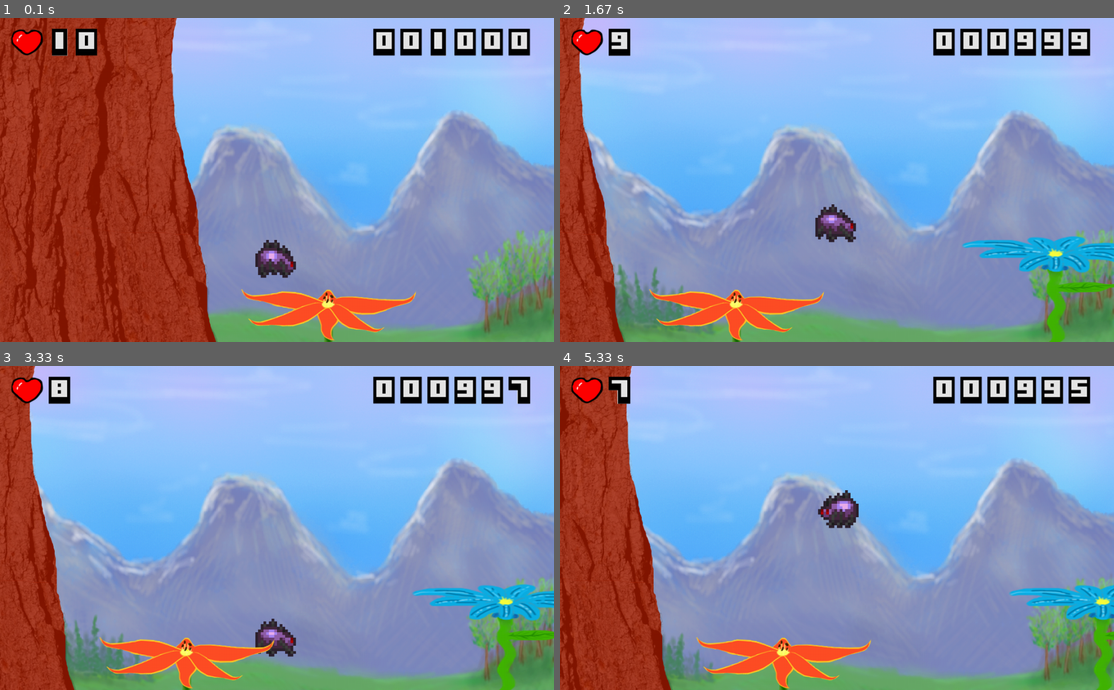
Above: before the commit, frames 1-4 (two rows, left to right).
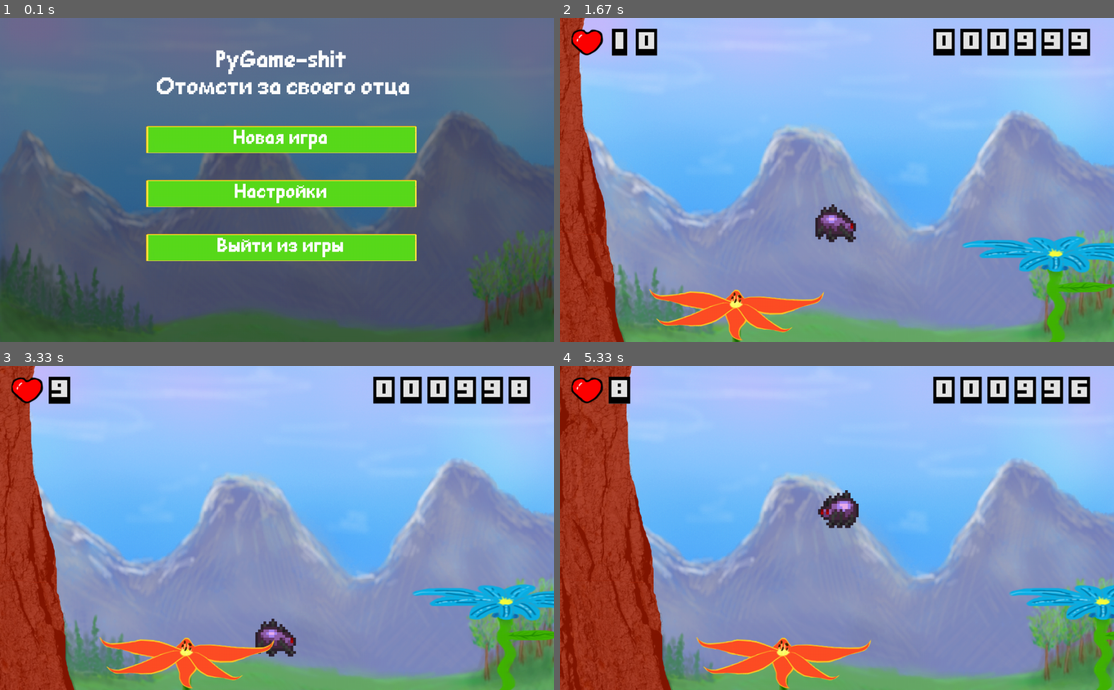
Above: after the commit, the same moments.

Repository: SwampWood/PyGame-shit
Game: pygame game, started from main.py
Same seed, same stepped clock (60 frames per second), same inputs: the game is played once before the commit and once after it.
Inputs (mouse positions are in pixels of both pictures, inside the frame that each line leads up to):
- Up to frame 1 (0.1 s): no input
- Up to frame 2 (1.67 s): click (842, 137) at 0.38 s; hold D 0.67-1.13 s; hold D 1.17-1.63 s; tap Space at 1.23, 1.53 s
- Up to frame 3 (3.33 s): hold A 1.67-2.2 s; tap Space at 1.73, 2.03, 2.3, 2.6, 2.73, 3.03 s; hold A 2.23-2.63 s; hold D 2.67-3.3 s
- Up to frame 4 (5.33 s): hold A 3.33-3.8 s; tap Space at 3.4, 3.7, 3.9, 4.2, 4.4, 4.7, 4.9, 5.2 s; hold D 3.83-4.3 s; hold D 4.33-4.8 s; hold A from 4.83 s (still down)

The runs differ from the first frame. In frame 1, 100% of the frame differs, in the area x 0-100%, y 0-100%; in frame 2, 0.6%; in frame 3, 0.2%; in frame 4, 0.2%.

Commit message:
Экран начала игры готов(возможно нужен редизайн) Нужен экран настроек

Diff:
--- a/main.py
+++ b/main.py
@@ -190,6 +190,17 @@
         Text(20, 250, 50, 'Вы погибли и не смогли отомстить за своего отца...')
         Button(6, 500, 50, 500, 'Новая игра', func_=new_game)
         Button(518, 500, 50, 500, 'Выйти из игры', func_=sys.exit)
+
+
+class StartScreeen:
+    def __init__(self):
+        global background
+        Text(400, 50, 50, 'PyGame-shit')
+        Text(290, 100, 50, 'Отомсти за своего отца')
+        background = pygame.transform.scale(load_image("Death_background.png"), (width, height))
+        Button(270, 200, 50, 500, 'Новая игра', func_=new_game)
+        Button(270, 300, 50, 500, 'Настройки')
+        Button(270, 400, 50, 500, 'Выйти из игры', func_=sys.exit)
 
 
 class HealthBar(pygame.sprite.Sprite):
@@ -400,7 +411,7 @@
 player = Spider()
 score = Score()
 camera = Camera()
-new_game()
+StartScreeen()
 
 running = True
 while running:
@@ -412,7 +423,6 @@
                 player.respawn()
 
         screen.blit(background, (0, 0))
-
         all_sprites.draw(screen)
         system_bars.draw(screen)
         score.update()
